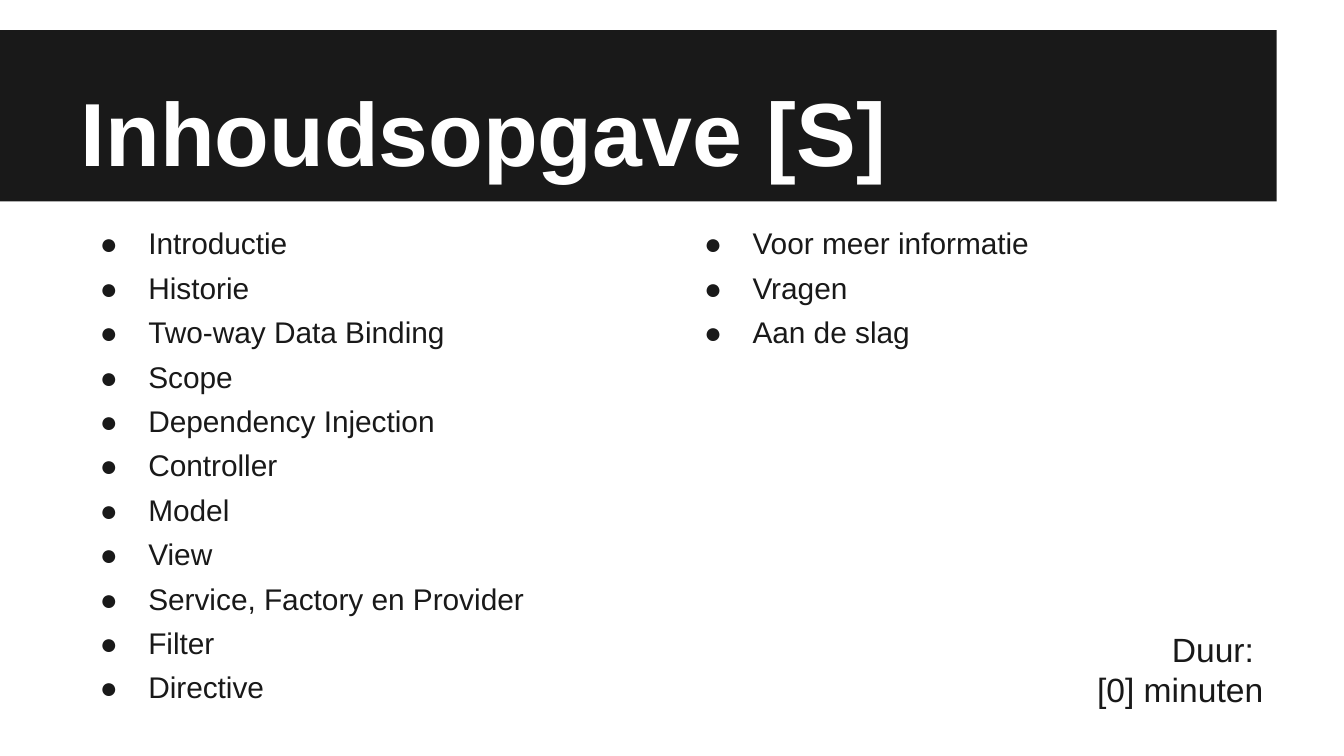
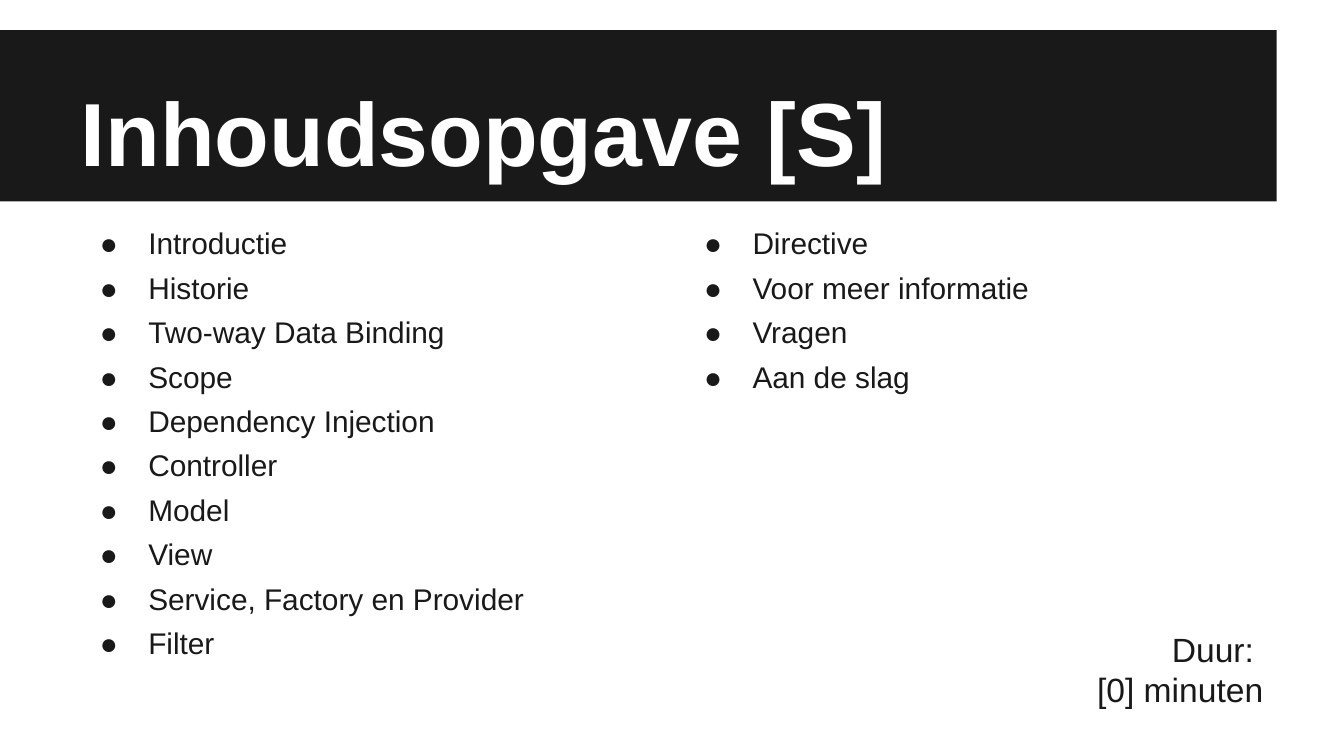
Before and after one commit to Sintelbom/kes-angular, a slide deck: slide 2 of src/main/webapp/KES AngularJS - 19112014.pptx. Drawn at 1344x756 pixels with LibreOffice and Linux fonts; fonts in the diff are those of the drawing. Boxes give left, top, right and bottom in pixels: in the first picture for what was removed or moved away, otherwise in the second. Text is boxed around its words. In the diff, an @@ line names an element or a change of style, - is before the commit and + after.

Commit message:
Updated ...

```diff
--- a/src/main/webapp/KES AngularJS - 19112014.pptx
+++ b/src/main/webapp/KES AngularJS - 19112014.pptx
@@ table at box(67, 215, 1277, 723) @@
-row 1, column 1: Introductie / Historie / Two-way Data Binding / Scope / Dependency Injection / Controller / Model / View / Service, Factory en Provider / Filter / Directive
+row 1, column 1: Introductie / Historie / Two-way Data Binding / Scope / Dependency Injection / Controller / Model / View / Service, Factory en Provider / Filter
-row 1, column 2: Voor meer informatie / Vragen / Aan de slag
+row 1, column 2: Directive / Voor meer informatie / Vragen / Aan de slag
```
Also in this commit, not shown: 1 other slide changed.
